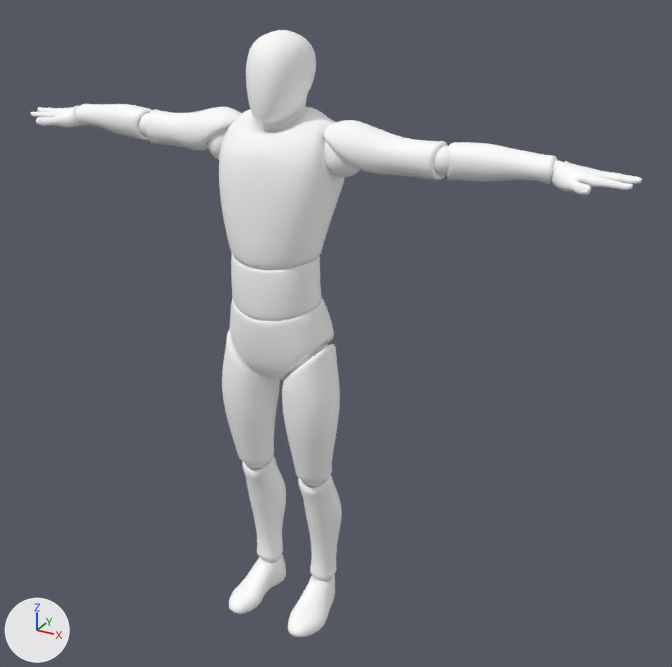
What one commit did to the FBX model assets/lod1_simplified.fbx.
One viewpoint serves both versions: a camera (50 mm lens) standing at (1.28, -2.03, 1.94) and looking at (0.12, 0.08, 0.89). Every picture has the same lights, and +X, +Y and +Z are marked at lower left. The picture after the commit comes second. Where no turn or scale is listed for an object, it has been applied to the vertices.

The scene before the commit, as lines of its bpy script (objects in view):
```python
me_mesh_003 = bpy.data.meshes.new('Mesh.003')
me_mesh_003.from_pydata(...)  # 24256 vertices, 24436 faces; spans x -0.9..0.9, y -0.16..0.13, z -0.03..1.7
me_mesh_003.materials.append(mat_boy_rigging_fwd_lambert4)  # its picture is missing
ob_body_joined = bpy.data.objects.new('body_joined', me_mesh_003)
ob_body_joined.location = (0.0, 0.0, 0.0)
```
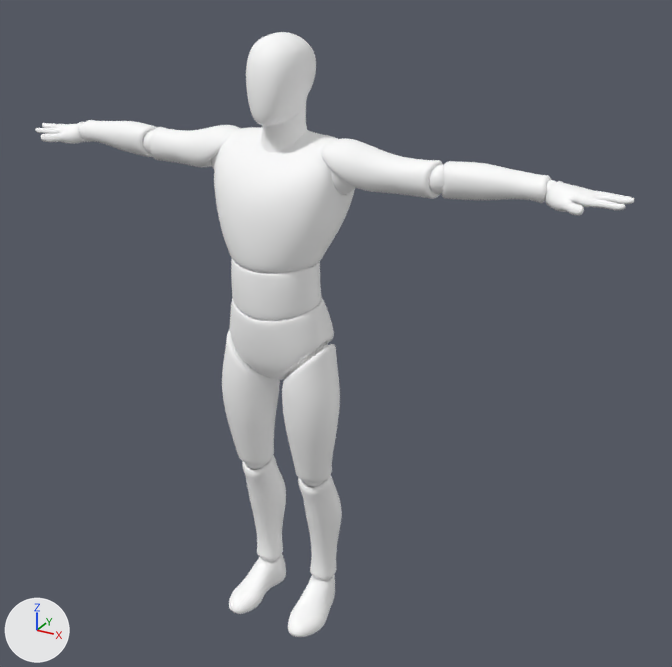
Pixel boxes (x1, y1, x2, y2) of what changed, in the pictures (672 x 667 px; the box of a moved part takes in the faces that stretch with it):
'body_joined', reshaped: before (31, 30, 642, 637); after (35, 32, 634, 637)
part 1 of me_mesh_003, moved or reshaped: before (323, 120, 448, 180); after (321, 138, 443, 199)
part 2 of me_mesh_003, moved or reshaped: before (447, 142, 557, 184); after (442, 161, 551, 203)
part 3 of me_mesh_003, moved or reshaped: before (552, 161, 642, 195); after (546, 181, 634, 215)
part 4 of me_mesh_003, moved or reshaped: before (146, 107, 241, 150); after (150, 125, 240, 167)
part 5 of me_mesh_003, moved or reshaped: before (75, 104, 152, 140); after (80, 120, 156, 157)
part 6 of me_mesh_003, moved or reshaped: before (31, 106, 82, 127); after (35, 122, 86, 144)
part 7 of me_mesh_003, moved or reshaped: before (551, 160, 563, 181); after (545, 180, 557, 200)
part 8 of me_mesh_003, moved or reshaped: before (138, 113, 149, 137); after (143, 130, 153, 155)
part 9 of me_mesh_003, moved or reshaped (mostly hidden afterwards): before (207, 128, 228, 160); after (211, 154, 218, 169)
part 10 of me_mesh_003, moved or reshaped: before (434, 145, 449, 176); after (429, 164, 444, 194)
part 11 of me_mesh_003, moved or reshaped: before (324, 142, 360, 177); after (331, 170, 356, 195)
part 12 of me_mesh_003, moved or reshaped: before (219, 101, 345, 284); after (214, 103, 355, 284)

The change, as a diff of the scene's bpy script:
```diff
--- a/assets/lod1_simplified.fbx.py
+++ b/assets/lod1_simplified.fbx.py
@@ me_mesh_003 @@
 # used by ob_body_joined; location = (0.0, 0.0, 0.0)
-me_mesh_003.from_pydata(...)  # 24256 vertices, 24436 faces; spans x -0.9..0.9, y -0.16..0.13, z -0.03..1.7
+me_mesh_003.from_pydata(...)  # 24256 vertices, 24436 faces; spans x -0.89..0.89, y -0.16..0.13, z -0.03..1.7
+# me_mesh_003 part 1: the loose piece of 854 vertices spanning x 0.13..0.44, y -0.05..0.08, z 1.38..1.5 is moved by (-0.01, 0.0, -0.05)
+# me_mesh_003 part 2: the loose piece of 784 vertices spanning x 0.45..0.71, y -0.01..0.08, z 1.38..1.47 is moved by (-0.01, 0.0, -0.05)
+# me_mesh_003 part 3: the loose piece of 1917 vertices spanning x 0.71..0.9, y -0.05..0.13, z 1.39..1.45 is moved by (-0.01, 0.0, -0.05)
+# me_mesh_003 part 4: the loose piece of 854 vertices spanning x -0.44..-0.13, y -0.05..0.08, z 1.38..1.5 is moved by (0.01, 0.0, -0.05)
+# me_mesh_003 part 5: the loose piece of 784 vertices spanning x -0.71..-0.45, y -0.01..0.08, z 1.38..1.47 is moved by (0.01, 0.0, -0.05)
+# me_mesh_003 part 6: the loose piece of 1917 vertices spanning x -0.9..-0.71, y -0.05..0.13, z 1.39..1.45 is moved by (0.01, 0.0, -0.05)
+# me_mesh_003 part 7: the loose piece of 382 vertices spanning x 0.69..0.74, y 0.02..0.07, z 1.4..1.45 is moved by (-0.01, 0.0, -0.05)
+# me_mesh_003 part 8: the loose piece of 382 vertices spanning x -0.48..-0.41, y -0.01..0.07, z 1.39..1.46 is moved by (0.01, 0.0, -0.05)
+# me_mesh_003 part 9: the loose piece of 382 vertices spanning x -0.23..-0.12, y -0.04..0.07, z 1.35..1.47 is moved by (0.01, 0.0, -0.05)
+# me_mesh_003 part 10: the loose piece of 382 vertices spanning x 0.41..0.48, y -0.01..0.07, z 1.39..1.46 is moved by (-0.01, 0.0, -0.05)
+# me_mesh_003 part 11: the loose piece of 382 vertices spanning x 0.12..0.23, y -0.04..0.07, z 1.36..1.47 is moved by (-0.01, 0.0, -0.05)
+# me_mesh_003 part 12: 3246 of 24256 vertices moved; they spanned x -0.16..0.16, y -0.14..0.12, z 1.11..1.54 and now span x -0.19..0.18, y -0.14..0.12, z 1.11..1.53; mean shift (0.0, 0.0, -0.04); largest move (0.0, -0.12, 1.43) -> (0.0, -0.12, 1.32)
+# other edits to the shape of me_mesh_003 do not show in these pictures
 me_mesh_003.materials.append(mat_boy_rigging_fwd_lambert4)
```
